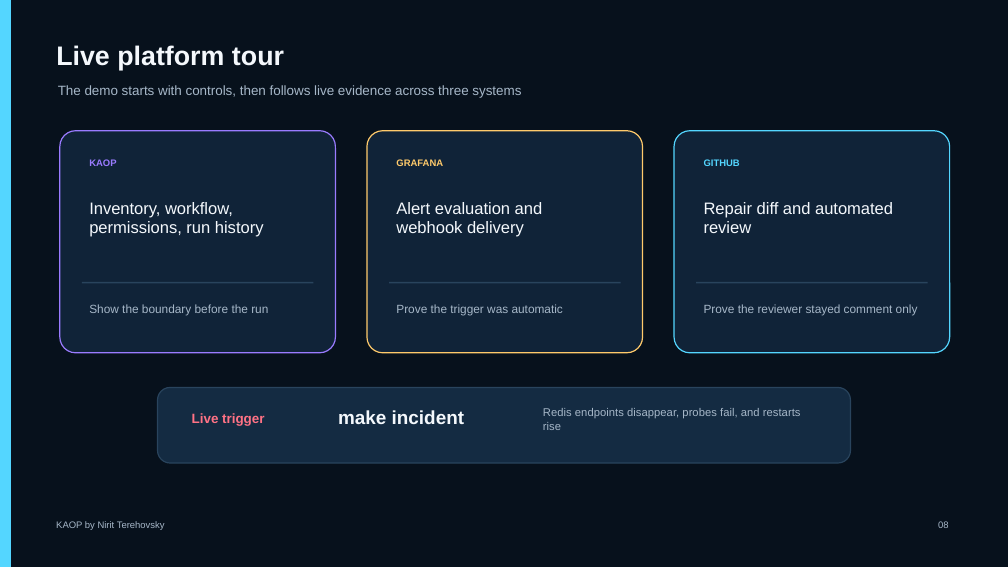
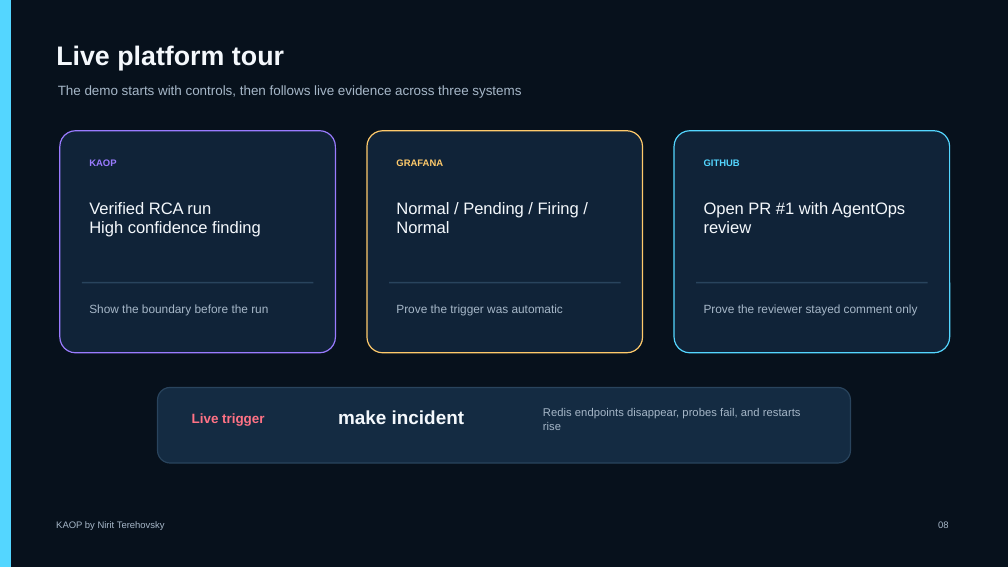
Before and after one commit to nirittere/kaop-guestbook-demo, a slide deck: slide 8 of deliverables/KAOP-by-Nirit-Terehovsky.pptx. Drawn at 1008x567 pixels with LibreOffice and Linux fonts; fonts in the diff are those of the drawing. Boxes give left, top, right and bottom in pixels: in the first picture for what was removed or moved away, otherwise in the second. Text is boxed around its words. In the diff, an @@ line names an element or a change of style, - is before the commit and + after.

Commit message:
docs: add verified live demo evidence

```diff
--- a/deliverables/KAOP-by-Nirit-Terehovsky.pptx
+++ b/deliverables/KAOP-by-Nirit-Terehovsky.pptx
@@ text at bbox=[89, 202, 261, 237]: text changed @@
-Inventory, workflow, permissions, run history
+Verified RCA run
+High confidence finding
@@ text at bbox=[396, 202, 579, 233]: text changed @@
-Alert evaluation and webhook delivery
+Normal / Pending / Firing / Normal
@@ text at bbox=[704, 202, 905, 233]: text changed @@
-Repair diff and automated review
+Open PR #1 with AgentOps review
```
Also in this commit, not shown: 1 other slide changed, 6 other files.
